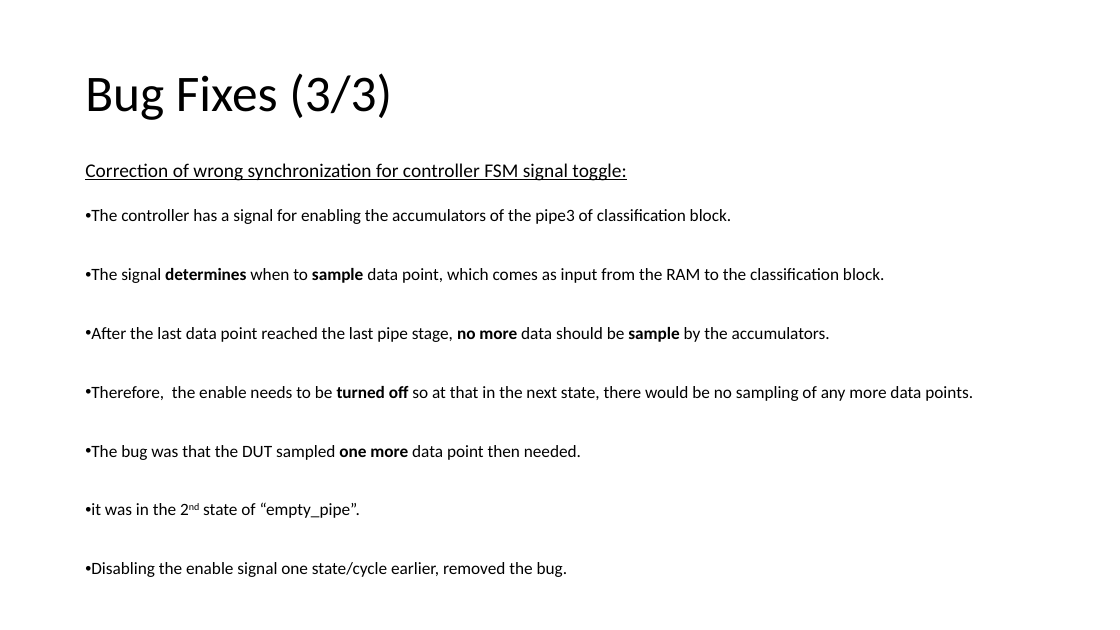
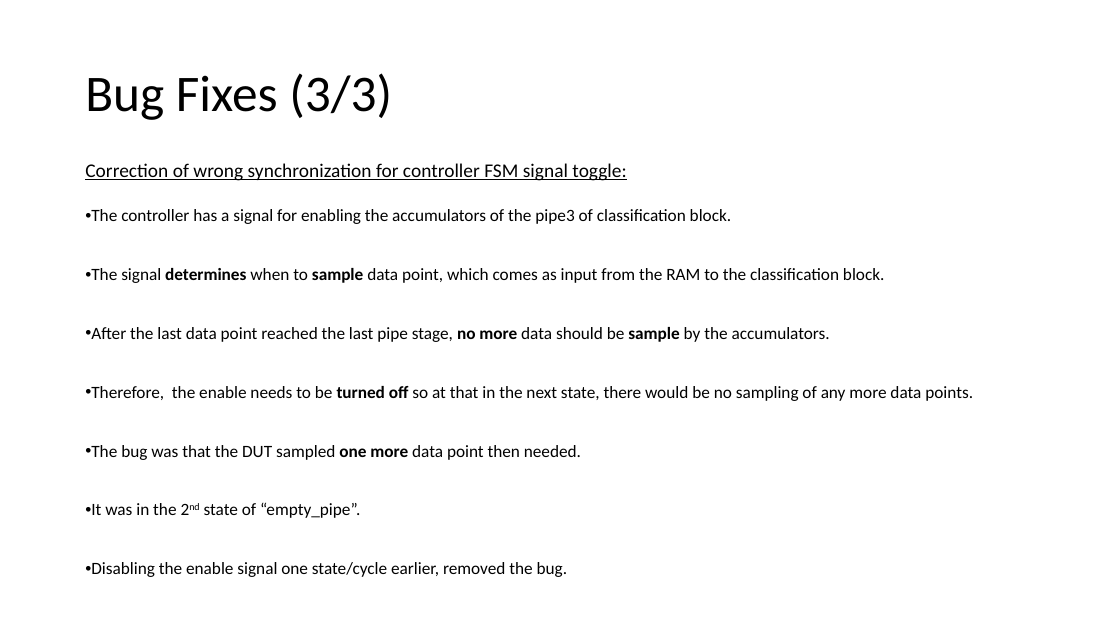
Before and after one commit to liotahuf/UVM_project, a slide deck: slide 34 of Final presentation 3.pptx. Drawn at 1120x630 pixels with LibreOffice and Linux fonts; fonts in the diff are those of the drawing. Boxes give left, top, right and bottom in pixels: in the first picture for what was removed or moved away, otherwise in the second. Text is boxed around its words. In the diff, an @@ line names an element or a change of style, - is before the commit and + after.

```diff
--- a/Final presentation 3.pptx
+++ b/Final presentation 3.pptx
@@ text at [85, 502, 360, 518]: text changed @@
-• it was in the 2nd state of “empty_pipe”.
+• It was in the 2nd state of “empty_pipe”.
```
Also in this commit, not shown: 7 other slides changed.
